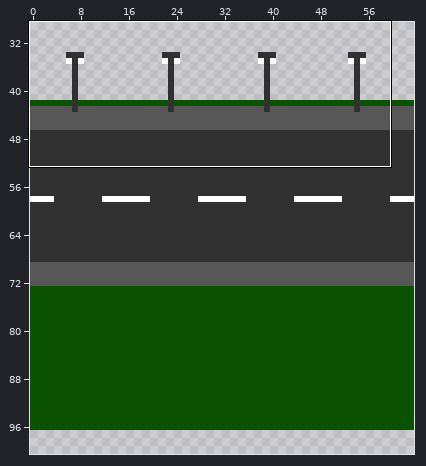
Edited in one commit: pixel-art file (Abduction101/SourceAssets/Room.aseprite). The picture above shows the old version from afar; the outline marks the close-up.
Close-up. Earlier state:
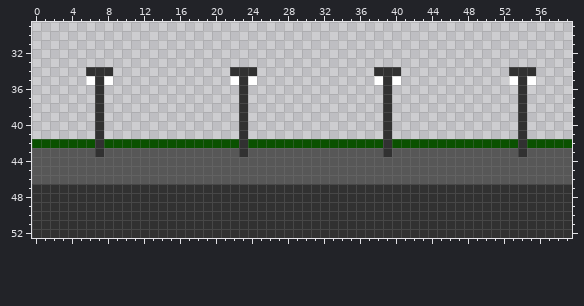
64x128 pixels, 1 frame. Shown: x 0..59, y 29..52. The wide view leaves out empty margins.
The result:
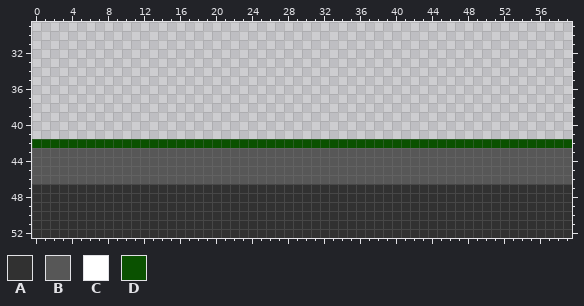
Palette (. is transparent): A #313131  B #575757  C #ffffff  D #0a5100
Diff:
Layer "Layer":
y 34: x 6..8 AAA -> ...; x 22..24 AAA -> ...; x 38..40 AAA -> ...; x 53..55 AAA -> ...
y 35: x 6..8 CAC -> ...; x 22..24 CAC -> ...; x 38..40 CAC -> ...; x 53..55 CAC -> ...
y 36..41: x 7 A -> .; x 23 A -> .; x 39 A -> .; x 54 A -> .
y 42: x 7 A -> D; x 23 A -> D; x 39 A -> D; x 54 A -> D
y 43: x 7 A -> B; x 23 A -> B; x 39 A -> B; x 54 A -> B
